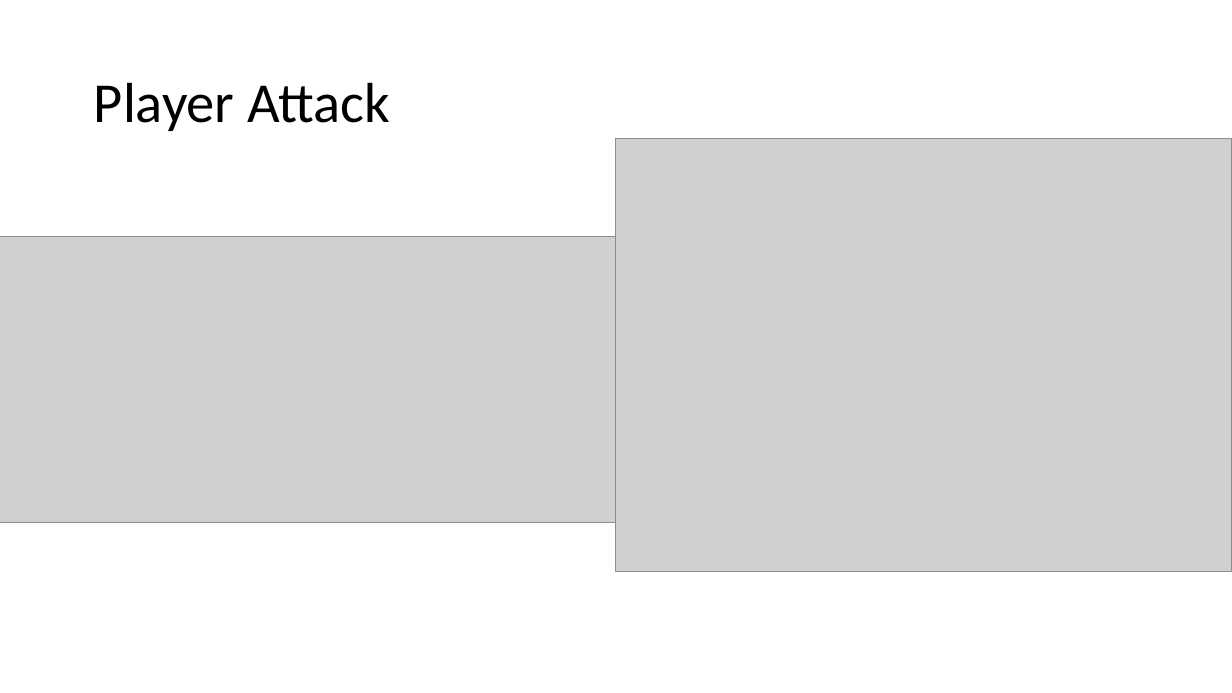
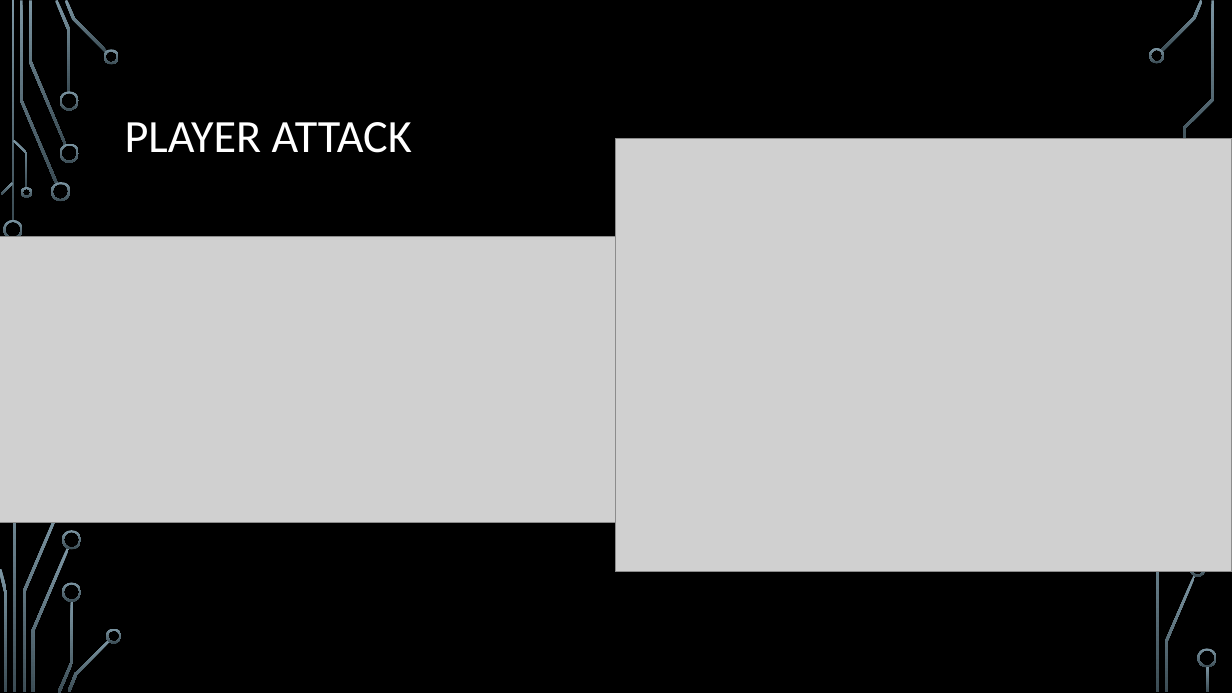
Before and after one commit to nielsq/CreativeNonSense, a slide deck: slide 9 of 12-Skymensions-JanzenQuanzJonetzko.pptx. Drawn at 1232x693 pixels with LibreOffice and Linux fonts; fonts in the diff are those of the drawing; grey boxes stand for pictures; background and template pictures are left out. Boxes give left, top, right and bottom in pixels: in the first picture for what was removed or moved away, otherwise in the second. Text is boxed around its words. In the diff, an @@ line names an element or a change of style, - is before the commit and + after.

Commit message:
Präsi Design

```diff
--- a/12-Skymensions-JanzenQuanzJonetzko.pptx
+++ b/12-Skymensions-JanzenQuanzJonetzko.pptx
@@ background #FFFFFF to picture (left out) @@
@@ title at [125, 122, 412, 153]: text changed; size 44 to 36 pt; text colour #000000 to #FFFFFF @@
-Player Attack
+PLAYER ATTACK
@@ group added at [0, 0, 1217, 693]: 27 freeform shapes, 3 rectangles @@
```
Also in this commit, not shown: 12 other slides changed.
